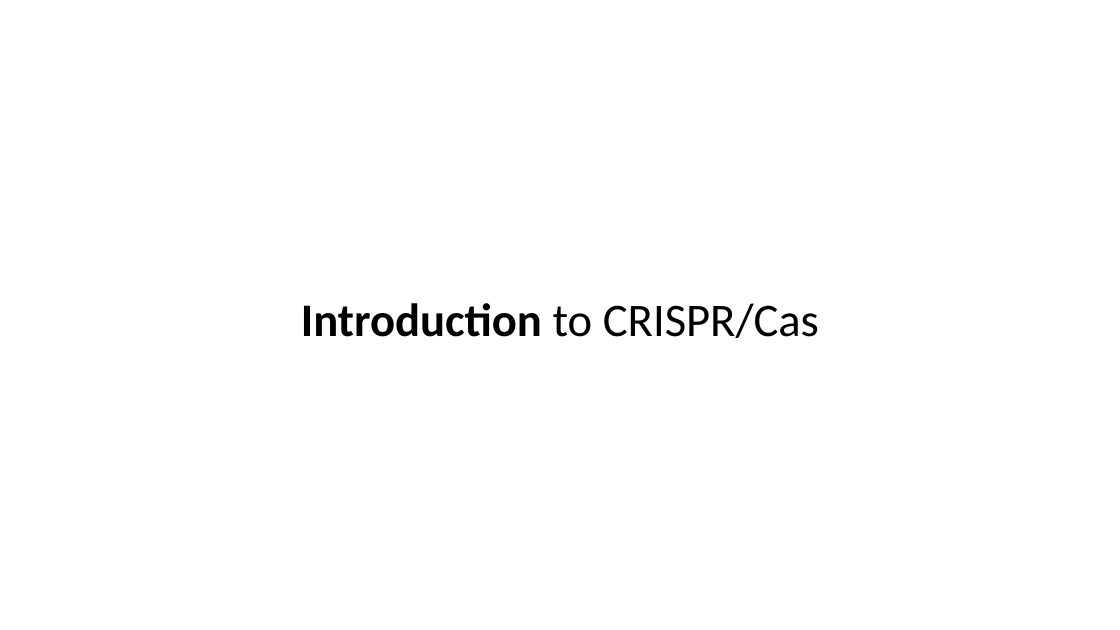
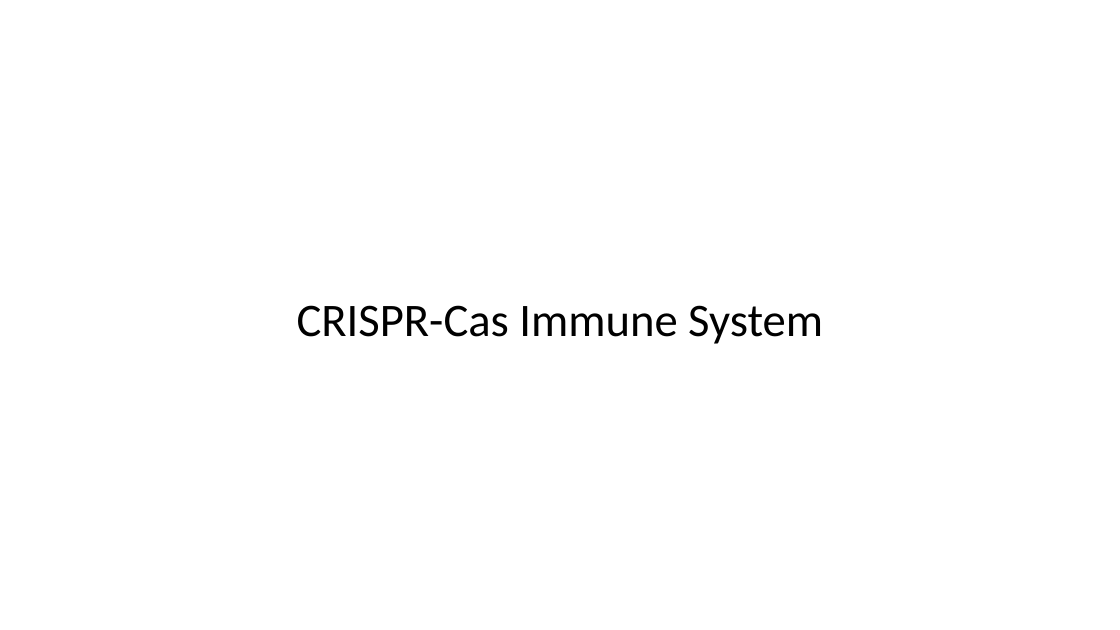
Before and after one commit to vwOvOwv/PKU-Undergraduate-Course, a slide deck: slide 11 of 遗传学(Genetics)/讨论课/Topic-3_遗传学技术/CRISPR-Cas.pptx. Drawn at 1120x630 pixels with LibreOffice and Linux fonts; fonts in the diff are those of the drawing. Boxes give left, top, right and bottom in pixels: in the first picture for what was removed or moved away, otherwise in the second. Text is boxed around its words. In the diff, an @@ line names an element or a change of style, - is before the commit and + after.

```diff
--- a/遗传学(Genetics)/讨论课/Topic-3_遗传学技术/CRISPR-Cas.pptx
+++ b/遗传学(Genetics)/讨论课/Topic-3_遗传学技术/CRISPR-Cas.pptx
@@ text at (297,305,823,344): text changed; bold off @@
-Introduction to CRISPR/Cas
+CRISPR-Cas Immune System
```
Also in this commit, not shown: 22 other slides changed, 25 slides added, 6 slides removed.
